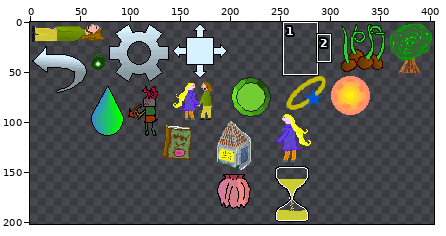
Two states of a sprite sheet, static/assets/common/items.png. Above: a wide view before the commit, with the close-up outlined.
Close-up. As it was:
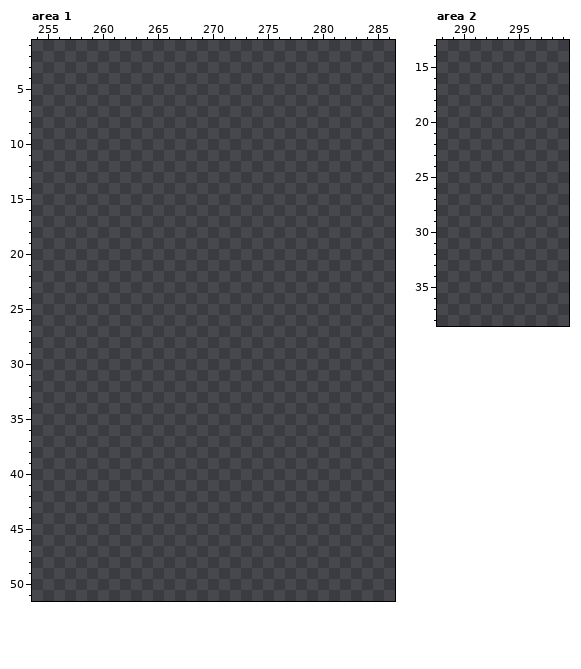
The file is 369x169 pixels. Pixels under 10% opacity are left out. Colours within 5 levels of each other are drawn and written as one. Shown: area 1: x 254..286, y 1..51; area 2: x 288..299, y 13..38. The old version is drawn lined up with the new one. The commit also changed other parts of the picture, which this record leaves out.
After the commit:
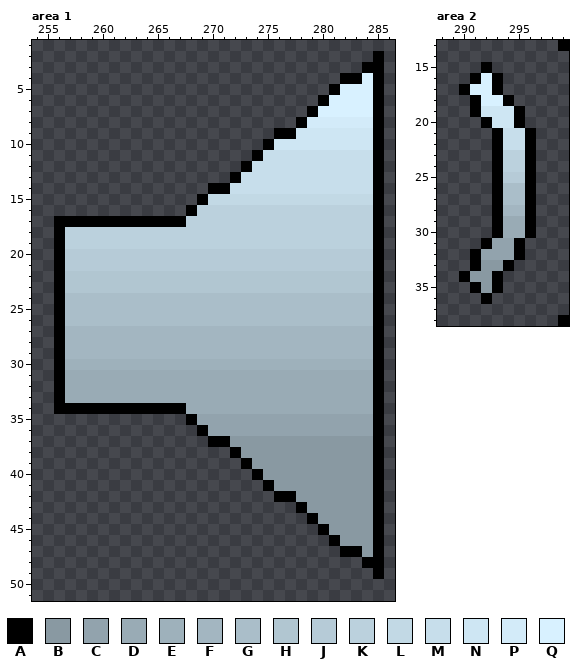
Palette (. is transparent): A #000000  B #8999a2  C #92a3ad  D #99abb5  E #9eb1bb  F #a3b6c1  G #aabec9  H #b1c6d1  J #b6cbd7  K #bbd1dd  L #c2d9e5  M #c7deeb  N #cee6f3  P #d3ebf9  Q #d8f1ff
Difference:
canvas 369x169 -> 404x202; drawings rearranged on the sheet (the old picture shows each at its new place)
Area 1:
y 2: x 285 . -> A
y 3: x 284..285 .. -> AA
y 4: x 282..285 .... -> AAQA
y 5: x 281..285 ..... -> AQQQA
y 6: x 280..285 ...... -> AQQQQA
y 7: x 279..285 ....... -> AQQQQQA
y 8: x 278..285 ........ -> APPPPPPA
y 9: x 276..285 .......... -> AANNNNNNNA
y 10: x 275..285 ........... -> ANNNNNNNNNA
y 11: x 274..285 ............ -> AMMMMMMMMMMA
y 12: x 273..285 ............. -> AMMMMMMMMMMMA
y 13: x 272..285 .............. -> AMMMMMMMMMMMMA
y 14: x 270..285 ................ -> AAMMMMMMMMMMMMMA
y 15: x 269..285 ................. -> ALLLLLLLLLLLLLLLA
y 16: x 268..285 .................. -> AKKKKKKKKKKKKKKKKA
y 17: x 256..285 .............................. -> AAAAAAAAAAAAKKKKKKKKKKKKKKKKKA
y 18..19: x 256..285 .............................. -> AKKKKKKKKKKKKKKKKKKKKKKKKKKKKA
y 20..21: x 256..285 .............................. -> AJJJJJJJJJJJJJJJJJJJJJJJJJJJJA
y 22..23: x 256..285 .............................. -> AHHHHHHHHHHHHHHHHHHHHHHHHHHHHA
y 24..26: x 256..285 .............................. -> AGGGGGGGGGGGGGGGGGGGGGGGGGGGGA
y 27..29: x 256..285 .............................. -> AFFFFFFFFFFFFFFFFFFFFFFFFFFFFA
y 30: x 256..285 .............................. -> AEEEEEEEEEEEEEEEEEEEEEEEEEEEEA
y 31..33: x 256..285 .............................. -> ADDDDDDDDDDDDDDDDDDDDDDDDDDDDA
y 34: x 256..285 .............................. -> AAAAAAAAAAAADDDDDDDDDDDDDDDDDA
y 35: x 268..285 .................. -> ACCCCCCCCCCCCCCCCA
y 36: x 269..285 ................. -> ACCCCCCCCCCCCCCCA
y 37: x 270..285 ................ -> AABBBBBBBBBBBBBA
y 38: x 272..285 .............. -> ABBBBBBBBBBBBA
y 39: x 273..285 ............. -> ABBBBBBBBBBBA
y 40: x 274..285 ............ -> ABBBBBBBBBBA
y 41: x 275..285 ........... -> ABBBBBBBBBA
y 42: x 276..285 .......... -> AABBBBBBBA
y 43: x 278..285 ........ -> ABBBBBBA
y 44: x 279..285 ....... -> ABBBBBA
y 45: x 280..285 ...... -> ABBBBA
y 46: x 281..285 ..... -> ABBBA
y 47: x 282..285 .... -> AABA
y 48: x 284..285 .. -> AA
y 49: x 285 . -> A
Area 2:
y 13: x 299 . -> A
y 15: x 292 . -> A
y 16: x 291..293 ... -> AQA
y 17: x 290..293 .... -> AQQA
y 18: x 291..294 .... -> AQQA
y 19: x 291..295 ..... -> ANNNA
y 20: x 292..295 .... -> ANNA
y 21..22: x 293..296 .... -> AMMA
y 23..24: x 293..296 .... -> AKKA
y 25: x 293..296 .... -> AJJA
y 26..27: x 293..296 .... -> AGGA
y 28: x 293..296 .... -> AFFA
y 29..30: x 293..296 .... -> ADDA
y 31: x 292..295 .... -> ACCA
y 32: x 291..295 ..... -> ACCCA
y 33: x 291..294 .... -> ABBA
y 34: x 290..293 .... -> ABBA
y 35: x 291..293 ... -> ABA
y 36: x 292 . -> A
y 38: x 299 . -> A
Boxes around the changes in both close-ups, in picture pixels (x1, y1, x2, y2):
added: (54, 51, 384, 579)
added: (459, 40, 569, 304)
added: (558, 315, 569, 326)
